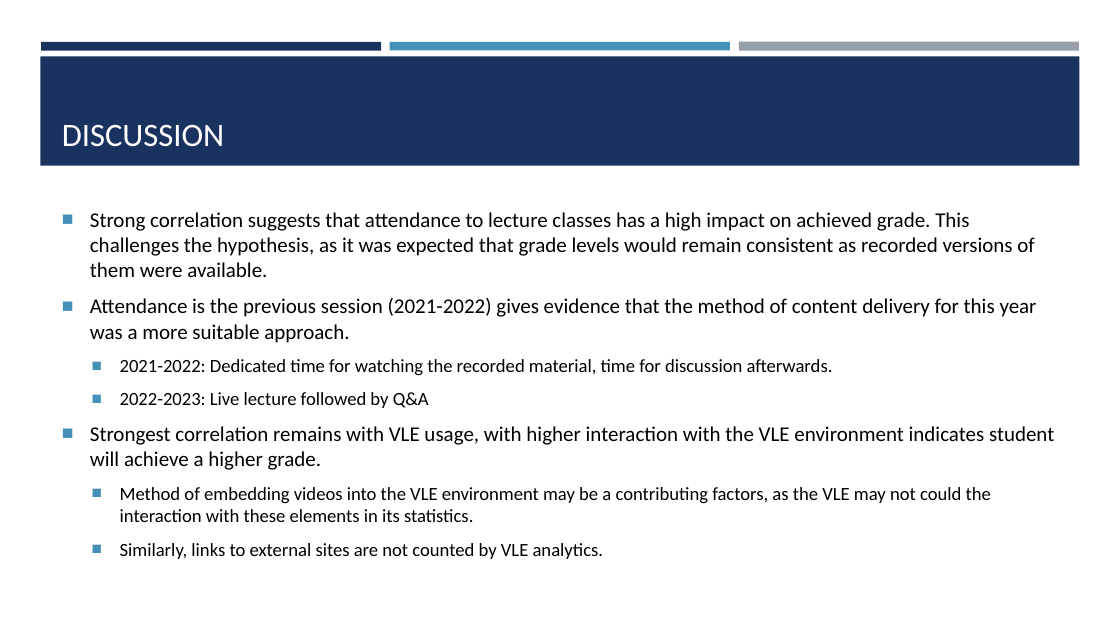
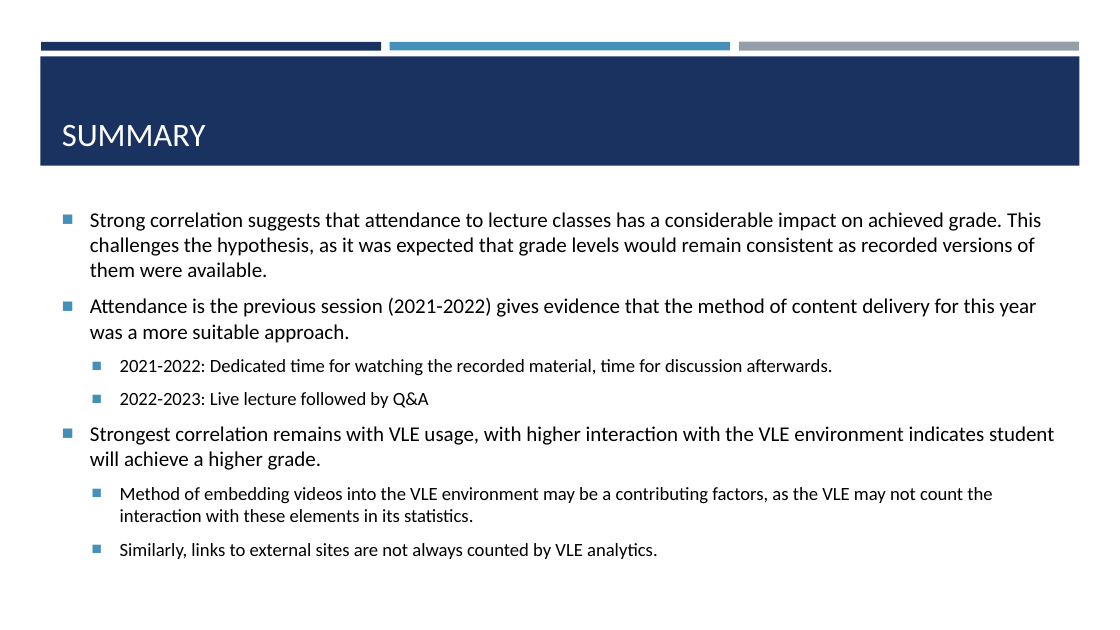
Before and after one commit to ChrisAcornleyPhD/CAP512Data, a slide deck: slide 42 of scripts/CAP512.pptx (slide 39 before the commit). Drawn at 1120x630 pixels with LibreOffice and Linux fonts; fonts in the diff are those of the drawing. Boxes give left, top, right and bottom in pixels: in the first picture for what was removed or moved away, otherwise in the second. Text is boxed around its words. In the diff, an @@ line names an element or a change of style, - is before the commit and + after.

```diff
--- a/scripts/CAP512.pptx
+++ b/scripts/CAP512.pptx
@@ title at bbox=[62, 125, 206, 147]: text changed @@
-DISCUSSION
+SUMMARY
@@ text at bbox=[90, 212, 1041, 277]: text changed @@
-■ Strong correlation suggests that attendance to lecture classes has a high impact on achieved grade. This challenges the hypothesis, as it was expected that grade levels would remain consistent as recorded versions of them were available.
+■ Strong correlation suggests that attendance to lecture classes has a considerable impact on achieved grade. This challenges the hypothesis, as it was expected that grade levels would remain consistent as recorded versions of them were available.
@@ text at bbox=[120, 487, 992, 559]: text changed @@
-  ■ Method of embedding videos into the VLE environment may be a contributing factors, as the VLE may not could the interaction with these elements in its statistics.
-  ■ Similarly, links to external sites are not counted by VLE analytics.
+  ■ Method of embedding videos into the VLE environment may be a contributing factors, as the VLE may not count the interaction with these elements in its statistics.
+  ■ Similarly, links to external sites are not always counted by VLE analytics.
```
Also in this commit, not shown: 20 other slides changed, 8 slides added, 1 slide removed, 12 other files.
